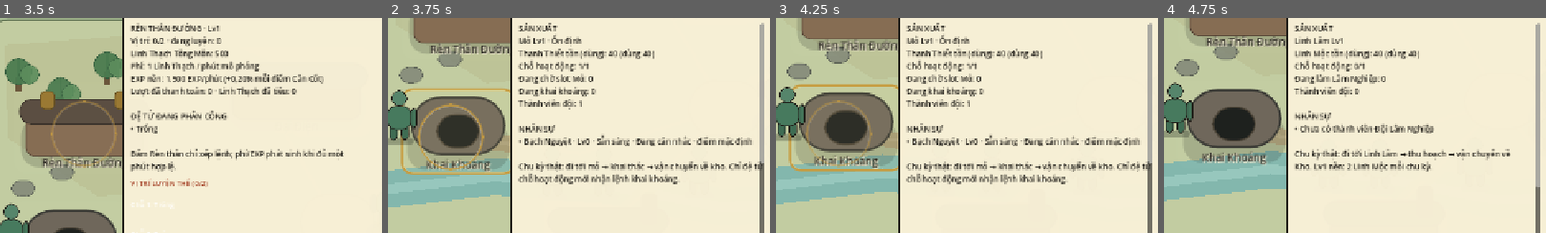
Above: before the commit, frames 1-4 (left to right).
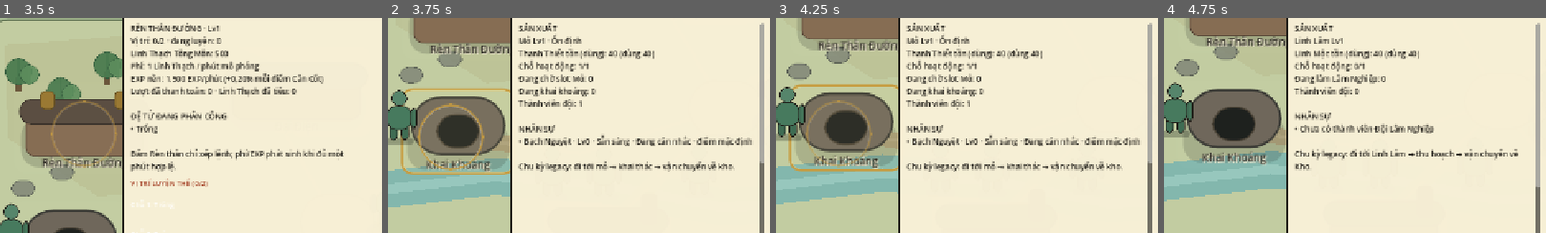
Above: after the commit, the same moments.

Repository: vuanhtuan161094-byte/TongMonBaDao
Game: Godot game, scene res://scenes/p3/p3_2_landscape_sect.tscn
The game is run twice, just before and just after one commit, with the same random seed, the same clock (stepped at 60 frames per second) and the same inputs.
Inputs (mouse positions are % of the whole screen's width and height, from its top left):
- Up to frame 1 (3.5 s): click (50, 23) at 0.5 s; click (92, 46) at 1.25 s; click (34, 50) at 2 s; click (77, 100) at 2.75 s
- Up to frame 2 (3.75 s): click (58, 75) at 3.5 s
- Up to frame 3 (4.25 s): no input
- Up to frame 4 (4.75 s): click (39, 50) at 4.25 s
The pictures show only the part of the screen within x 48-98%, y 23-73%; the shares and areas given below are measured in that part.

Frame 1 is identical in both runs. In frame 2, 2.4% of the frame differs, in the area x 34-98%, y 66-78%; in frame 3, 2.4%; in frame 4, 1.7%.

Commit message:
ECON-V2 audit: align production UI with canonical bulk authority

Diff:
--- a/godot/src/presentation/p3_2_landscape_sect.gd
+++ b/godot/src/presentation/p3_2_landscape_sect.gd
@@ -1794,13 +1794,16 @@
         lines.append("• %s · còn %d phút" % [worker_name, maxi(int(job.get("finish_tick", state.tick)) - state.tick, 0)])
     if lines.is_empty():
         lines.append("• Không có mẻ đang luyện")
+    var alchemy_registry := AlchemyRecipeRegistry.new()
+    var recipe_inputs := alchemy_registry.inputs(AlchemyRecipeRegistry.RECIPE_HOI_XUAN_DAN)
+    var herb_need := int(recipe_inputs.get("thanh_linh_thao", 0))
     return (
         "LUYỆN ĐAN ĐIỆN · Lv%d\n"
         + "Chỗ hoạt động: %d/%d · mẻ đang luyện: %d\n"
         + "Công thức thường trực: Hồi Xuân Đan · %s\n"
         + "Thanh Linh Thảo: %s\n"
         + "Hồi Xuân Đan: %s\n"
-        + "Công thức: 3 Thanh Linh Thảo → 1 Hồi Xuân Đan · nền 6 phút\n\n"
+        + "Công thức: %d Thanh Linh Thảo → 1 Hồi Xuân Đan · nền %d phút\n\n"
         + "MẺ ĐANG CHẠY\n%s"
     ) % [
         hall.level,
@@ -1810,6 +1813,8 @@
         "BẬT" if bool(hall.production_state.get("recipe_enabled", true)) else "TẮT",
         _warehouse_pair(&"thanh_linh_thao", true),
         _warehouse_pair(&"hoi_xuan_dan", true),
+        herb_need,
+        alchemy_registry.base_cycle_ticks(AlchemyRecipeRegistry.RECIPE_HOI_XUAN_DAN),
         "\n".join(lines)
     ]
 
@@ -1834,6 +1839,14 @@
         ])
     if lines.is_empty():
         lines.append("• Chưa có thành viên Đội Lâm Nghiệp")
+    var production_note := "Chu kỳ legacy: đi tới Linh Lâm → thu hoạch → vận chuyển về Kho."
+    if state.sect.economy_a_enabled and forest != null:
+        production_note = "Timer V2: nền %d Linh Mộc / %d phút · sản lượng Lv%d: %d/mẻ." % [
+            production_plan_registry.base_yield(ProductionPlanRegistry.PLAN_FOREST_LINH_MOC_T1),
+            production_plan_registry.base_cycle_ticks(ProductionPlanRegistry.PLAN_FOREST_LINH_MOC_T1),
+            forest.level,
+            production_plan_registry.scaled_yield(ProductionPlanRegistry.PLAN_FOREST_LINH_MOC_T1, forest.level)
+        ]
 
     return (
         "SẢN XUẤT\n"
@@ -1843,7 +1856,7 @@
         + "Đang làm Lâm Nghiệp: %d\n"
         + "Thành viên đội: %d\n\n"
         + "NHÂN SỰ\n%s\n\n"
-        + "Chu kỳ thật: đi tới Linh Lâm → thu hoạch → vận chuyển về Kho. Lv1 nền: 2 Linh Mộc mỗi chu kỳ."
+        + "%s"
     ) % [
         0 if forest == null else forest.level,
         _warehouse_pair(&"linh_moc"),
@@ -1851,7 +1864,8 @@
         slots,
         _count_action(&"WORK_FORESTRY"),
         members.size(),
-        "\n".join(lines)
+        "\n".join(lines),
+        production_note
     ]
 
 func _resource_job_member_status(disciple: DiscipleState, profession_id: StringName, has_active_slot: bool) -> String:
@@ -1917,6 +1931,14 @@
             mine.level, mine.upgrade_target_level,
             mine.upgrade_progress, mine.upgrade_required_work
         ]
+    var production_note := "Chu kỳ legacy: đi tới mỏ → khai thác → vận chuyển về kho."
+    if state.sect.economy_a_enabled and mine != null:
+        production_note = "Timer V2: nền %d Thanh Thiết / %d phút · sản lượng Lv%d: %d/mẻ." % [
+            production_plan_registry.base_yield(ProductionPlanRegistry.PLAN_MINE_THANH_THIET_T1),
+            production_plan_registry.base_cycle_ticks(ProductionPlanRegistry.PLAN_MINE_THANH_THIET_T1),
+            mine.level,
+            production_plan_registry.scaled_yield(ProductionPlanRegistry.PLAN_MINE_THANH_THIET_T1, mine.level)
+        ]
 
     return (
         "SẢN XUẤT\n"
@@ -1927,7 +1949,7 @@
         + "Đang khai khoáng: %d\n"
         + "Thành viên đội: %d\n\n"
         + "NHÂN SỰ\n%s\n\n"
-        + "Chu kỳ thật: đi tới mỏ → khai thác → vận chuyển về kho. Chỉ đệ tử có chỗ hoạt động mới nhận lệnh khai khoáng."
+        + "%s"
     ) % [
         0 if mine == null else mine.level,
         upgrade_text,
@@ -1937,7 +1959,8 @@
         waiting_count,
         _count_action(&"WORK_MINING"),
         members.size(),
-        "\n".join(lines)
+        "\n".join(lines),
+        production_note
     ]
 
 func _mining_member_status(disciple: DiscipleState, has_active_slot: bool) -> String:
